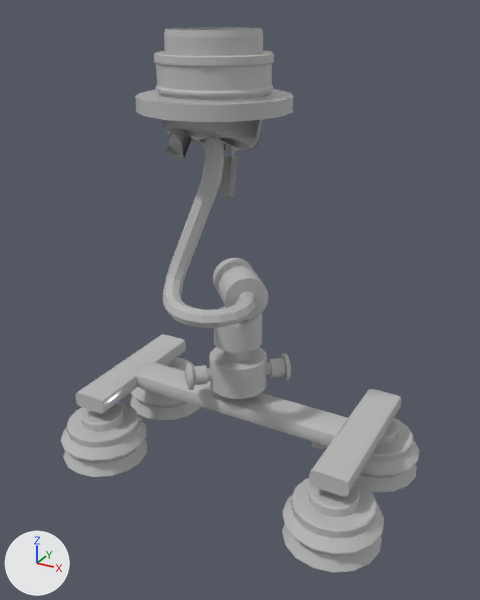
An edit to the FBX model models/aardwolf_all_part_suction_03.fbx, drawn before and after from the same camera.
The view is the same before and after, from a 50 mm camera at (0.361, -0.6, 0.08) aimed at (0.025, 0.01, -0.225). Arrows for +X, +Y and +Z are at lower left; the lights stay in place. The first picture is the older version. Where no turn or scale is listed for an object, it has been applied to the vertices.

Names of what the first picture shows: 'aardwolf_all_part_obj233', 'aardwolf_all_part_obj246', 'aardwolf_all_part_obj247'.
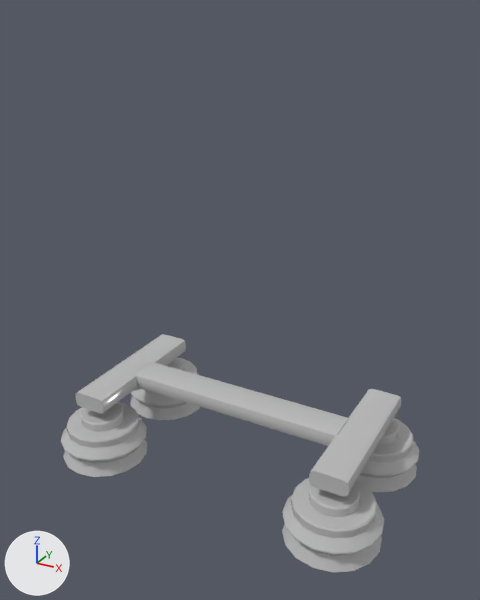
The newer file is also turned or shifted as a whole; pictures and numbers use the older file's frame.

Where the change shows, as pixel boxes [x1, y1, x2, y2] in the pictures (480 x 600 px):
'aardwolf_all_part_obj233', deleted
    before: [135, 27, 293, 399]

What the commit changed:
Object 'aardwolf_all_part_obj233' (ob_aardwolf_all_part_obj233) is deleted.
